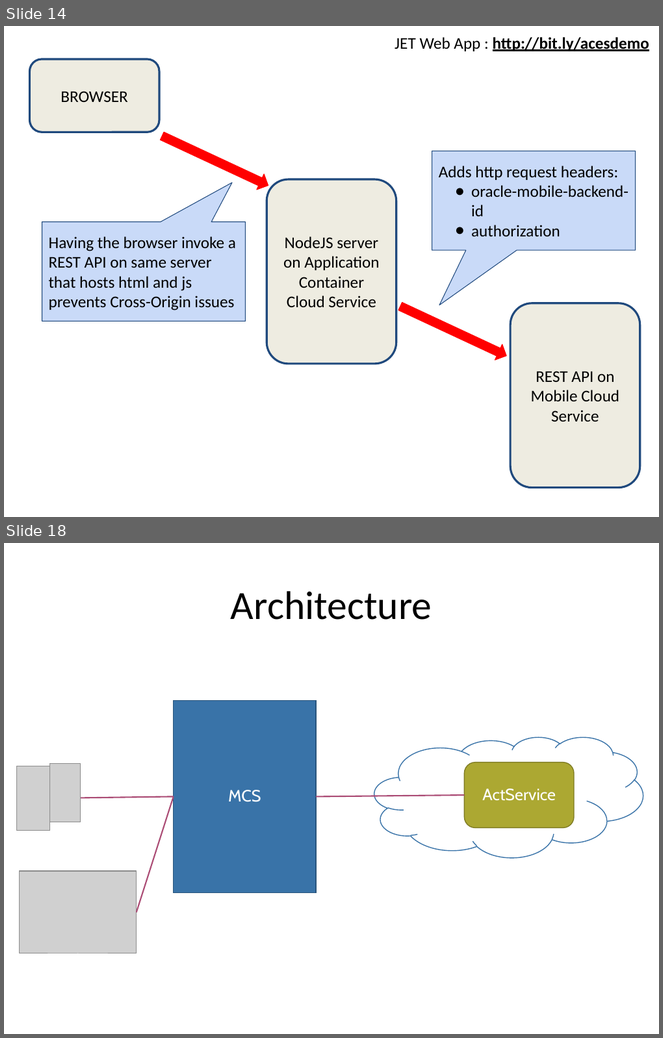
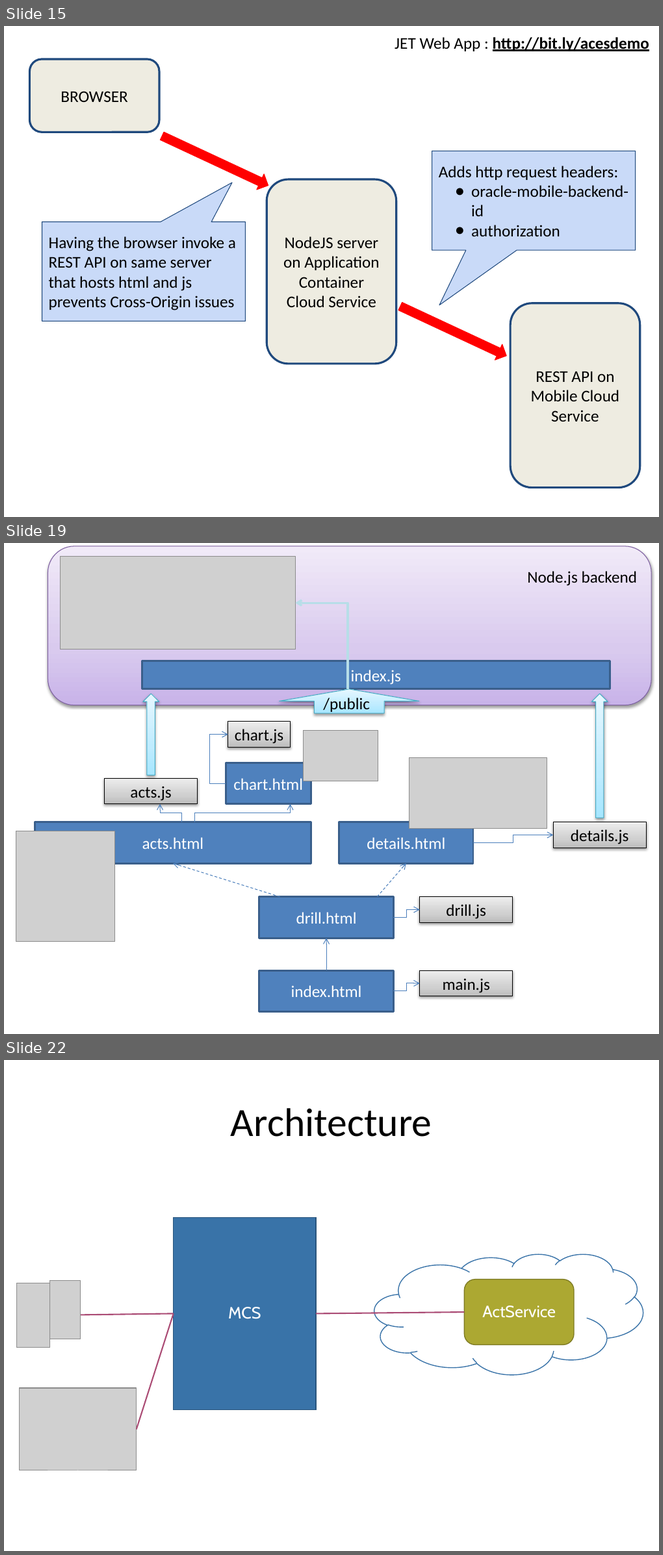
Before and after one commit to lucasjellema/aced-cloud-demo-ofmw2016-valencia, a slide deck: soaring-through-the-clouds-ofmw-forum2016-valencia-demo.pptx. Shown one above the other, each under a label of ours: slides 14 and 18 before the commit, slides 15, 19 and 22 after it; the slides between them are not shown. The pictures are 663x1038 and 663x1555 pixels, drawn with LibreOffice and Linux fonts; fonts in the diff are those of the drawing; grey boxes stand for pictures. Boxes give left, top, right and bottom in pixels: in the first picture for what was removed or moved away, otherwise in the second. Text is boxed around its words. In the diff, an @@ line names an element or a change of style, - is before the commit and + after.

```diff
--- a/soaring-through-the-clouds-ofmw-forum2016-valencia-demo.pptx
+++ b/soaring-through-the-clouds-ofmw-forum2016-valencia-demo.pptx
@@ slide 19 added at (4,543,659,1034), background #FFFFFF @@
@@ rounded rectangle added at (48,546,651,705), fill gradient #C9B5E8 to #D8CBEE to #F0EAF9, outline #7D60A0 0.75 pt, 18 pt, text #000000 @@
+Node.js backend
@@ picture added at (61,557,296,650) @@
@@ elbow arrow added from (348, 689) to (296, 603), #B7DEE8 2.25 pt @@
@@ rectangle added at (142,661,610,689), fill #4F81BD, outline #3A5F8C 2 pt, 18 pt, text #FFFFFF @@
+index.js
@@ up arrow added at (143,694,159,775), fill gradient #A7E6FF to #C1EDFF to #E7F8FF, outline #46AAC5 0.75 pt @@
@@ up arrow added at (279,689,419,713), fill gradient #A7E6FF to #C1EDFF to #E7F8FF, outline #46AAC5 0.75 pt @@
@@ text added at (323,698,370,713), 18 pt, text #000000 @@
+/public
@@ up arrow added at (592,694,608,818), fill gradient #A7E6FF to #C1EDFF to #E7F8FF, outline #46AAC5 0.75 pt @@
@@ elbow arrow added from (226, 783) to (228, 734), #4B7EBC 0.75 pt @@
@@ rectangle added at (228,722,290,747), fill gradient #BDBDBD to #D1D1D1 to #EEEEEE, outline #000000 0.75 pt, 18 pt, text #000000 @@
+chart.js
@@ picture added at (304,731,378,782) @@
@@ rectangle added at (226,763,311,804), fill #4F81BD, outline #3A5F8C 2 pt, 18 pt, text #FFFFFF @@
+chart.html
@@ picture added at (409,758,547,829) @@
@@ rectangle added at (105,778,198,804), fill gradient #BDBDBD to #D1D1D1 to #EEEEEE, outline #000000 0.75 pt, 18 pt, text #000000 @@
+acts.js
@@ elbow arrow added from (182, 822) to (160, 804), #4B7EBC 0.75 pt @@
@@ elbow arrow added from (194, 822) to (290, 804), #4B7EBC 0.75 pt @@
@@ picture added at (16,832,114,942) @@
@@ rectangle added at (35,822,311,863), fill #4F81BD, outline #3A5F8C 2 pt, 18 pt, text #FFFFFF @@
+acts.html
@@ rectangle added at (339,822,474,863), fill #4F81BD, outline #3A5F8C 2 pt, 18 pt, text #FFFFFF @@
+details.html
@@ rectangle added at (554,822,647,848), fill gradient #BDBDBD to #D1D1D1 to #EEEEEE, outline #000000 0.75 pt, 18 pt, text #000000 @@
+details.js
@@ elbow arrow added from (473, 843) to (554, 835), #4B7EBC 0.75 pt @@
@@ arrow added from (280, 897) to (173, 863), #4B7EBC 0.75 pt dashed @@
@@ arrow added from (378, 897) to (406, 863), #4B7EBC 0.75 pt dashed @@
@@ rectangle added at (259,897,394,938), fill #4F81BD, outline #3A5F8C 2 pt, 18 pt, text #FFFFFF @@
+drill.html
@@ elbow arrow added from (393, 918) to (420, 910), #4B7EBC 0.75 pt @@
@@ rectangle added at (420,897,513,923), fill gradient #BDBDBD to #D1D1D1 to #EEEEEE, outline #000000 0.75 pt, 18 pt, text #000000 @@
+drill.js
@@ arrow added from (326, 971) to (326, 938), #4B7EBC 0.75 pt @@
@@ rectangle added at (259,971,394,1012), fill #4F81BD, outline #3A5F8C 2 pt, 18 pt, text #FFFFFF @@
+index.html
@@ rectangle added at (420,971,513,997), fill gradient #BDBDBD to #D1D1D1 to #EEEEEE, outline #000000 0.75 pt, 18 pt, text #000000 @@
+main.js
@@ elbow arrow added from (393, 991) to (420, 984), #4B7EBC 0.75 pt @@
@@ what was slide 14 is now slide 15 @@
@@ what was slide 18 is now slide 22 @@
```
Also in this commit, not shown: 5 slides changed, 3 other slides added, 29 other files.
